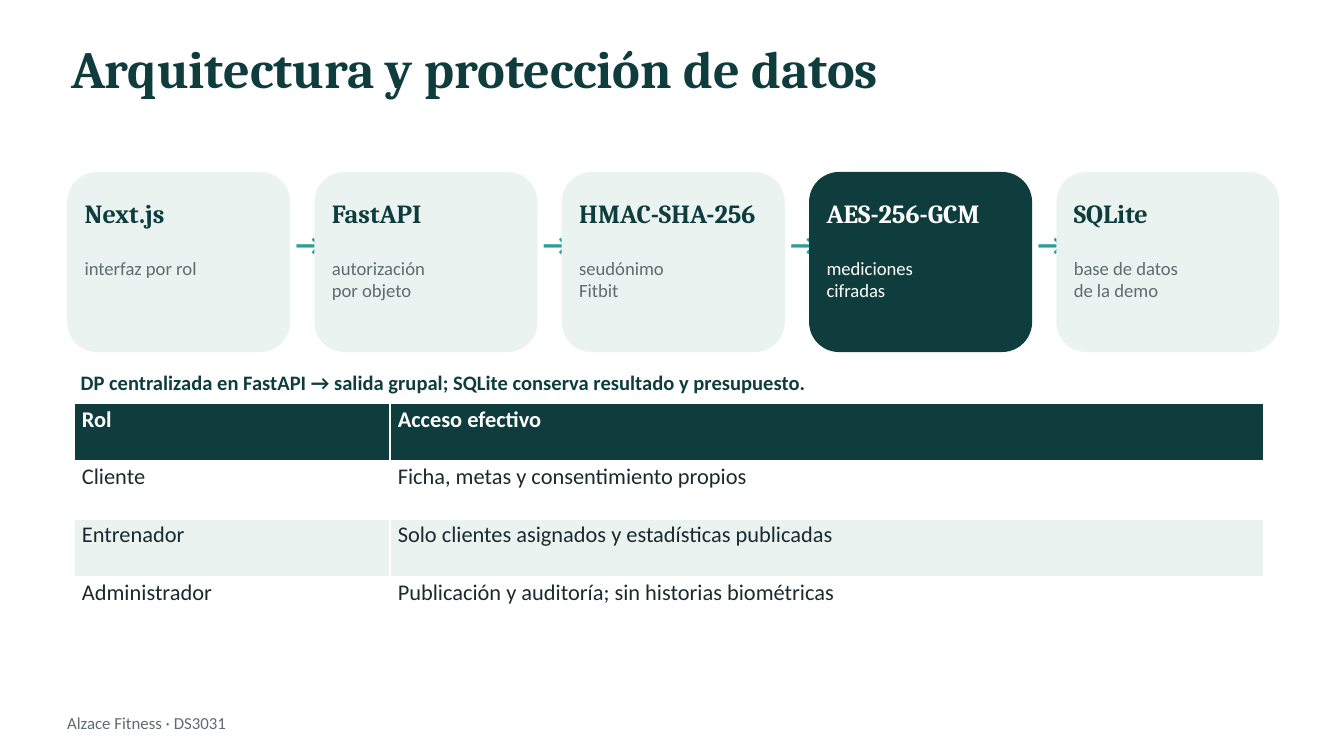
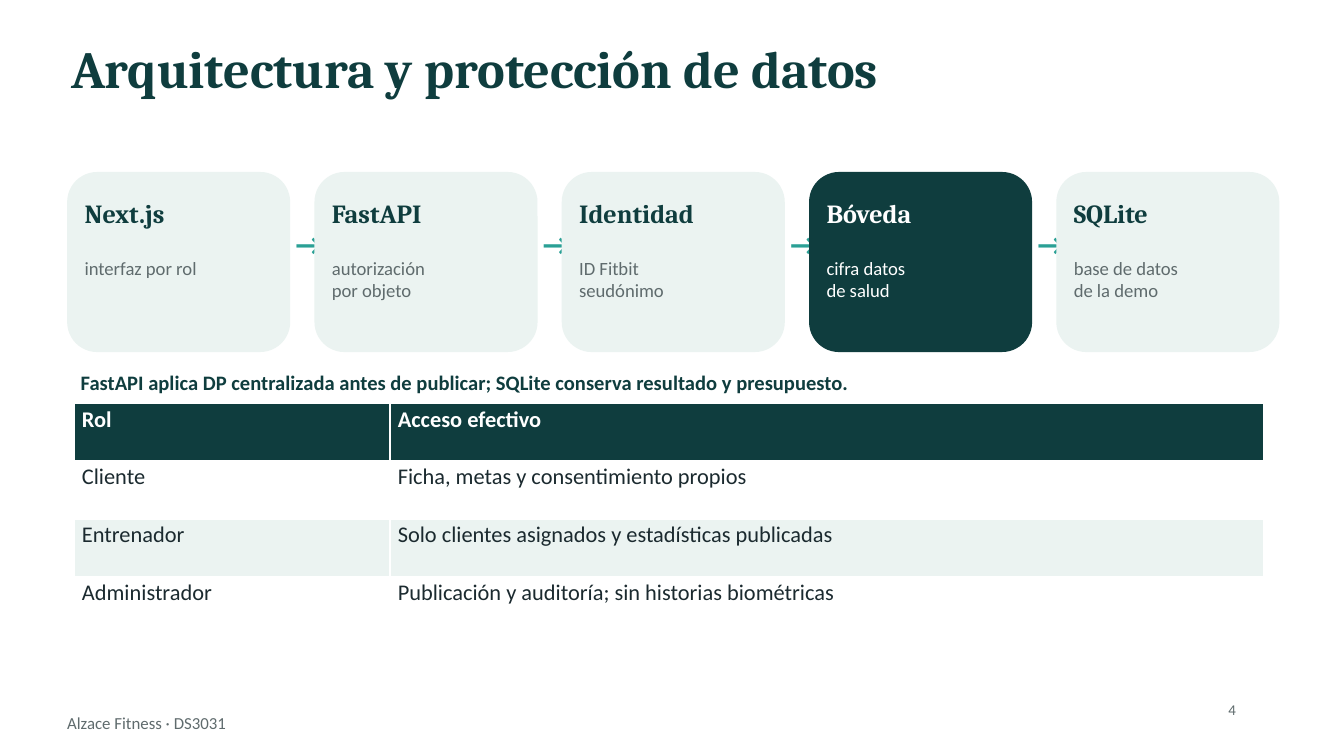
Before and after one commit to JoelxD12O/Proyecto-2---etica-y-seguridad-de-datos, a slide deck: slide 4 of presentacion/Presentacion_Alzace_Final.pptx (slide 5 before the commit). Drawn at 1344x756 pixels with LibreOffice and Linux fonts; fonts in the diff are those of the drawing. Boxes give left, top, right and bottom in pixels: in the first picture for what was removed or moved away, otherwise in the second. Text is boxed around its words. In the diff, an @@ line names an element or a change of style, - is before the commit and + after.

```diff
--- a/presentacion/Presentacion_Alzace_Final.pptx
+++ b/presentacion/Presentacion_Alzace_Final.pptx
@@ text at [579,205,694,223]: text changed @@
-HMAC-SHA-256
+Identidad
@@ text at [827,204,912,223]: text changed @@
-AES-256-GCM
+Bóveda
@@ text at [579,262,638,275]: paragraph added @@
+ID Fitbit
@@ text at [827,262,906,297]: text changed @@
-mediciones
-cifradas
+cifra datos
+de salud
@@ text at [579,284,618,297]: paragraph removed @@
-Fitbit
@@ text at [81,375,848,394]: text changed @@
-DP centralizada en FastAPI → salida grupal; SQLite conserva resultado y presupuesto.
+FastAPI aplica DP centralizada antes de publicar; SQLite conserva resultado y presupuesto.
@@ text added at [1228,705,1236,715], 8 pt, text #5F6B6D @@
+4
```
Also in this commit, not shown: 13 other slides changed, 3 slides removed.
